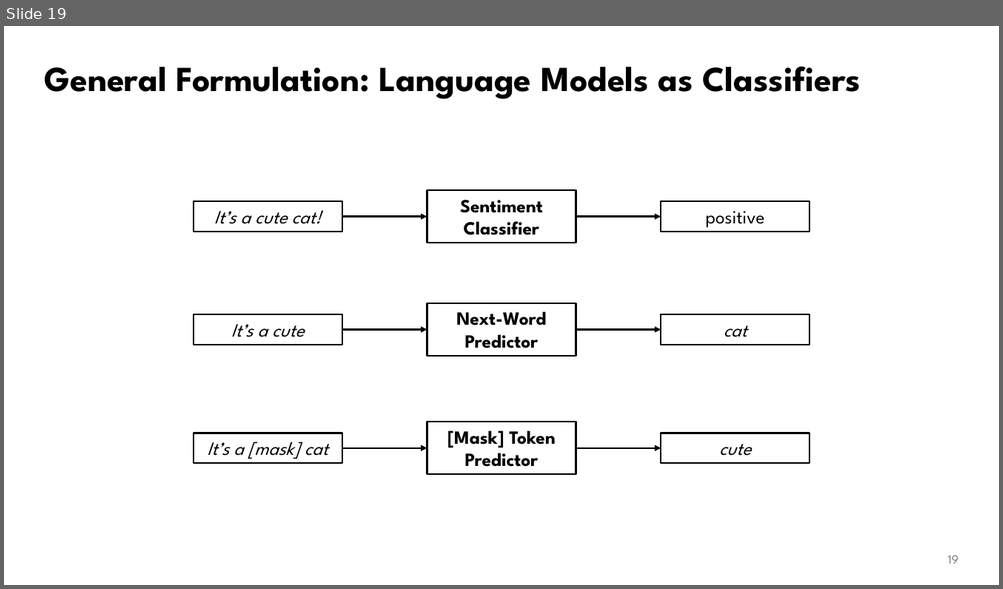
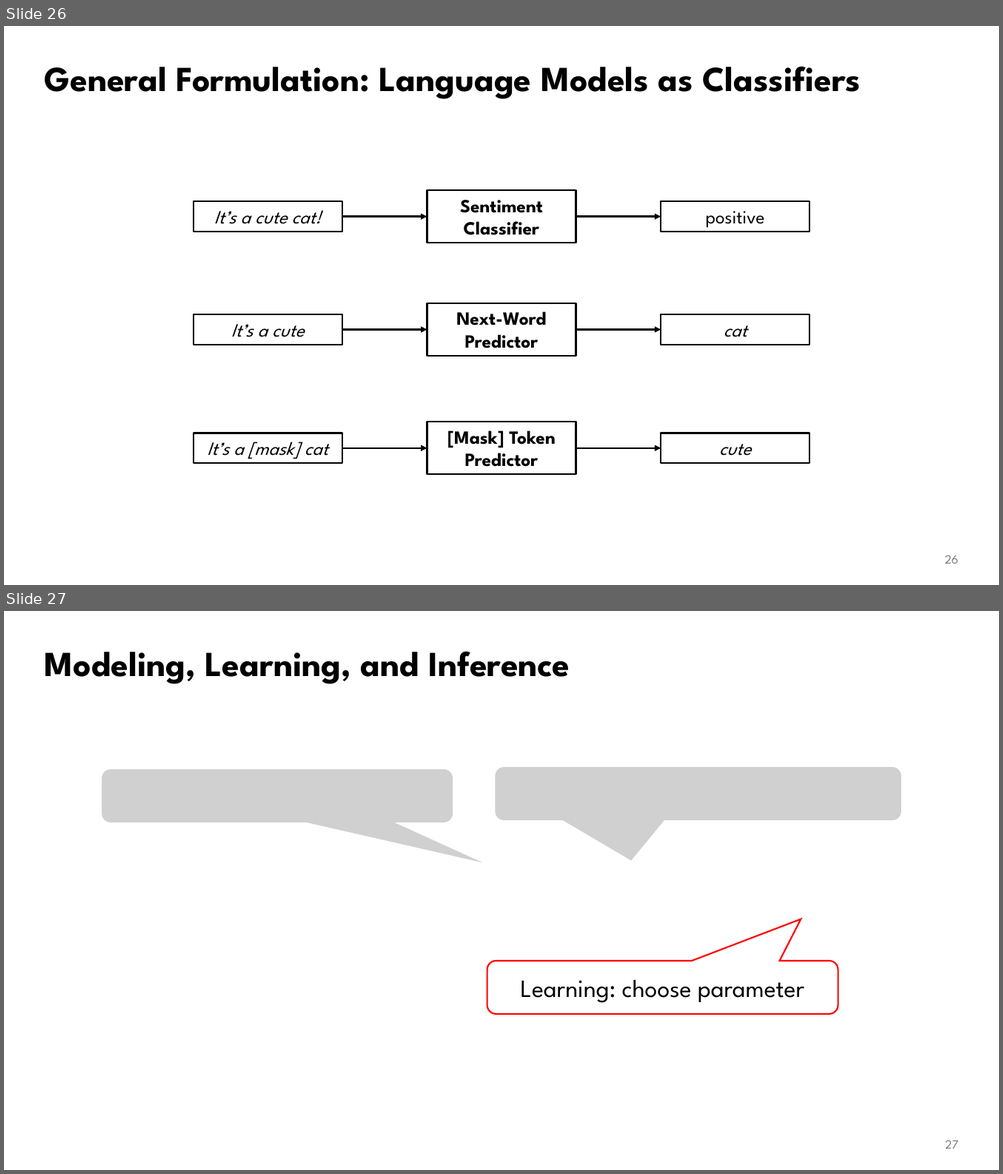
Before and after one commit to waterloo-nlp/intro-to-nlp-material, a slide deck: slides/lect6.1-lms.pptx. Shown one above the other, each under a label of ours: slide 19 before the commit, slides 26 and 27 after it. The pictures are 1003x589 and 1003x1174 pixels, drawn with LibreOffice and Linux fonts; fonts in the diff are those of the drawing; grey boxes stand for pictures. Boxes give left, top, right and bottom in pixels: in the first picture for what was removed or moved away, otherwise in the second. Text is boxed around its words. In the diff, an @@ line names an element or a change of style, - is before the commit and + after.

```diff
--- a/slides/lect6.1-lms.pptx
+++ b/slides/lect6.1-lms.pptx
@@ slide 27 added at (4,611,999,1170), background #FFFFFF @@
@@ title added at (45,651,570,684), 34 pt, text #000000, bold @@
+Modeling, Learning, and Inference
@@ picture added at (102,769,452,822) @@
@@ picture added at (495,767,901,820) @@
@@ rounded speech box added at (486,961,837,1014), fill #FFFFFF, outline #FF0000 1.5 pt, 24 pt, text #000000 @@
+Learning: choose parameter
@@ page number added at (945,1141,958,1149), 12 pt, text #797979 @@
+27
@@ what was slide 19 is now slide 26 @@
@@ page number at (945,556,958,564): text changed @@
-19
+26
```
Also in this commit, not shown: 3 slides changed, 18 other slides added, 2 other files.
